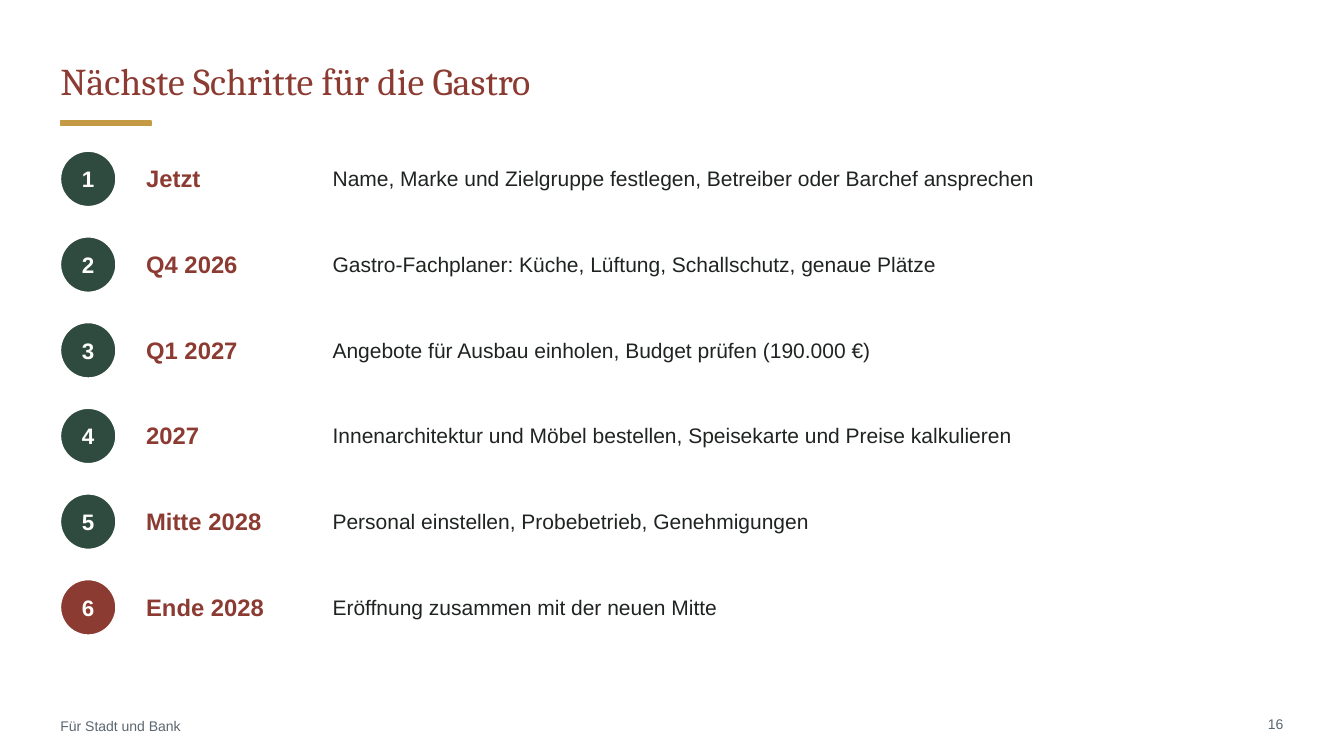
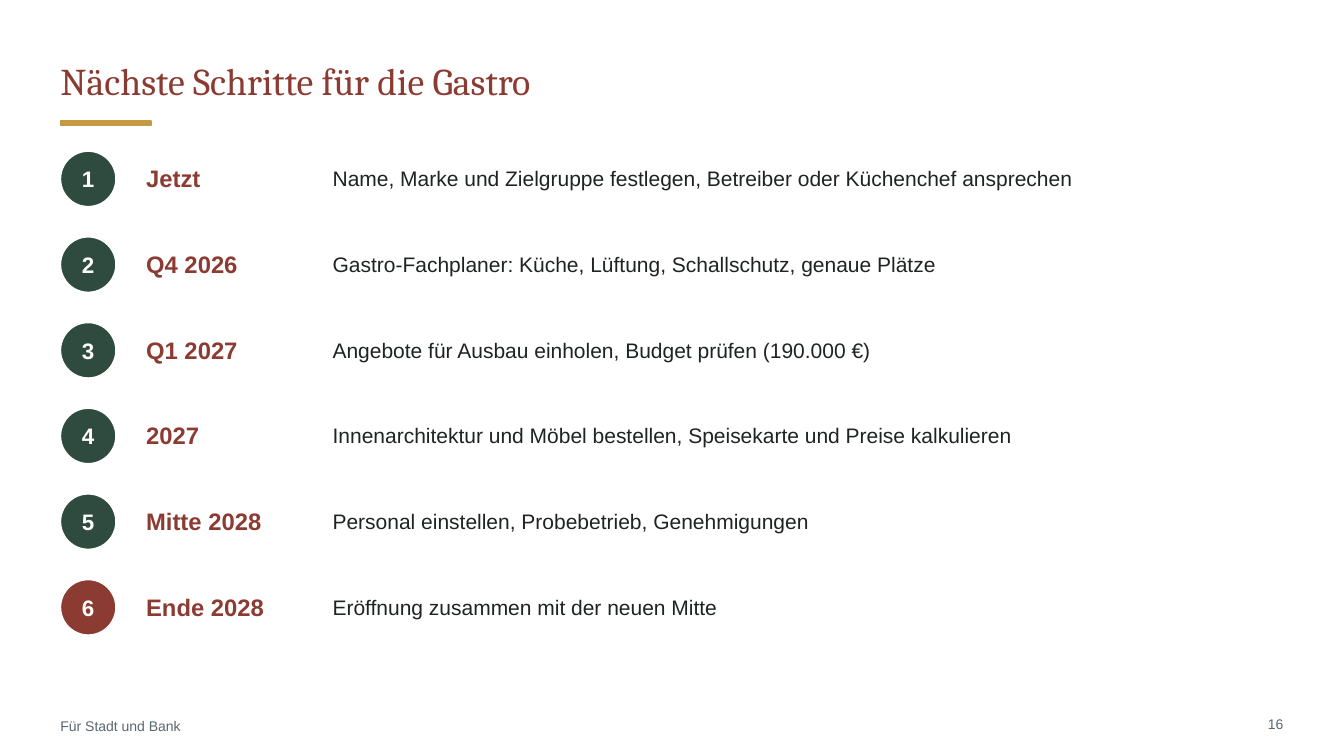
Before and after one commit to CartoonUsername/bau-projekt, a slide deck: slide 16 of praesentation/Neue-Mitte-Werlte_Baufeld3_Gastro-Konzept.pptx. Drawn at 1344x756 pixels with LibreOffice and Linux fonts; fonts in the diff are those of the drawing. Boxes give left, top, right and bottom in pixels: in the first picture for what was removed or moved away, otherwise in the second. Text is boxed around its words. In the diff, an @@ line names an element or a change of style, - is before the commit and + after.

```diff
--- a/praesentation/Neue-Mitte-Werlte_Baufeld3_Gastro-Konzept.pptx
+++ b/praesentation/Neue-Mitte-Werlte_Baufeld3_Gastro-Konzept.pptx
@@ text at (x1=333, y1=170, x2=1072, y2=191): text changed @@
-Name, Marke und Zielgruppe festlegen, Betreiber oder Barchef ansprechen
+Name, Marke und Zielgruppe festlegen, Betreiber oder Küchenchef ansprechen
```
Also in this commit, not shown: 12 other slides changed, 9 other files.
